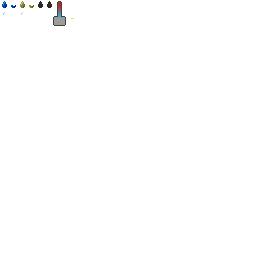
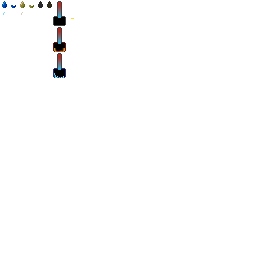
Comparing the layer stacks of the two w=256, h=256 images. Changes:
added layer "Pasted Layer" above "thermometer cold" over 54, 73, 64, 78
added layer "thermometer cold" above "thermometer hot" over 53, 53, 66, 78
added layer "thermometer hot" above "thermometer normal" over 53, 27, 66, 52
renamed "thermometer" to "thermometer normal", painted on it over 54, 17, 65, 25
